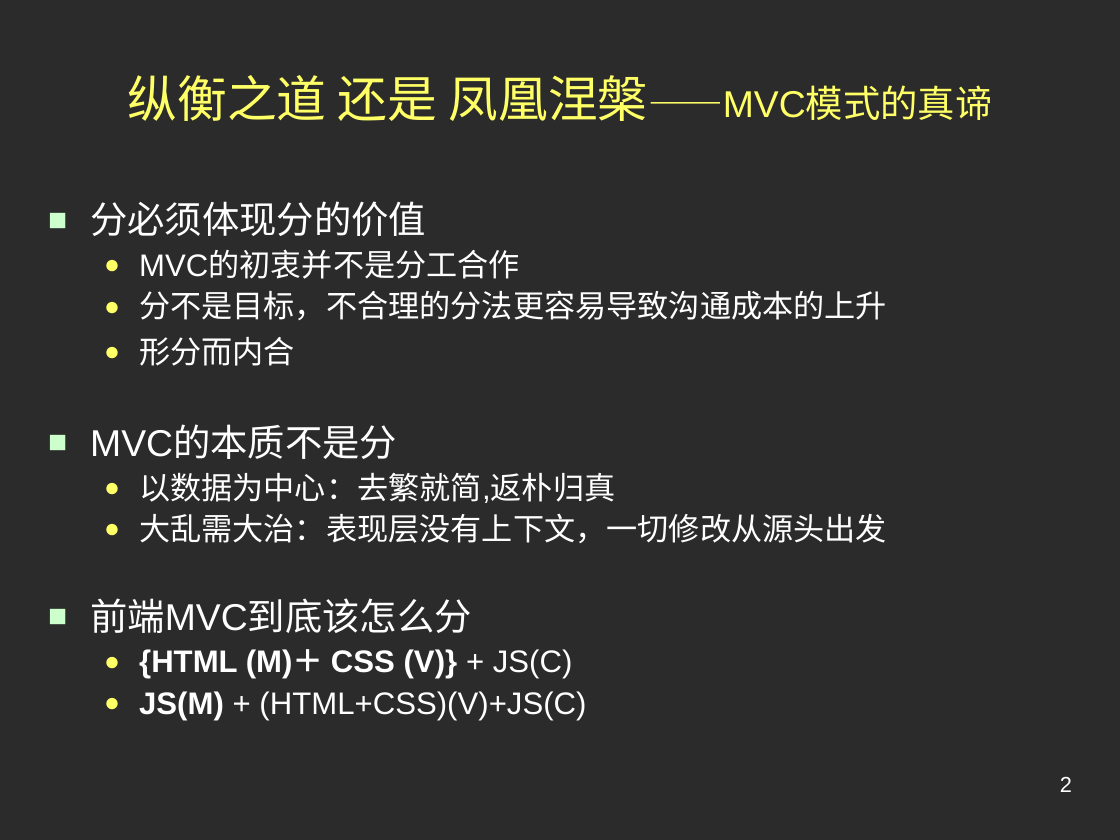
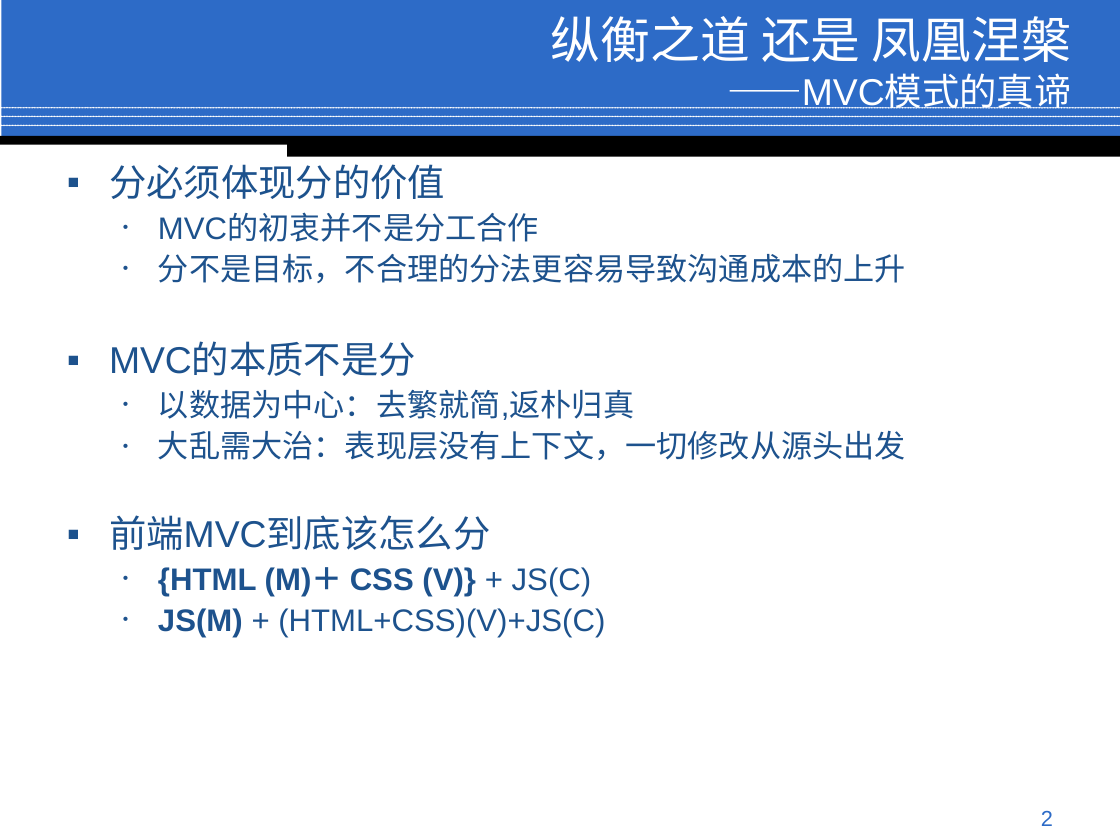
Before and after one commit to jindw/lite, a slide deck: slide 2 of trunk/Lite/web/doc/Preview.ppt. Drawn at 1120x840 pixels with LibreOffice and Linux fonts; fonts in the diff are those of the drawing; background and template pictures are left out; a plain dark background stands for a picture behind light text. Boxes give left, top, right and bottom in pixels: in the first picture for what was removed or moved away, otherwise in the second. Text is boxed around its words. In the diff, an @@ line names an element or a change of style, - is before the commit and + after.

```diff
--- a/trunk/Lite/web/doc/Preview.ppt
+++ b/trunk/Lite/web/doc/Preview.ppt
@@ rectangle added at <box>1,0,1120,138</box>, fill #2D6BC7 @@
@@ title at <box>551,16,1071,109</box>: text changed; text colour #FFFF66 to #FFFFFF @@
-纵衡之道 还是 凤凰涅槃——MVC模式的真谛
+纵衡之道 还是 凤凰涅槃
+——MVC模式的真谛
@@ line added from (0, 108) to (1120, 108), #FFFFFF 0.99 pt @@
@@ line added from (0, 116) to (1120, 116), #FFFFFF 0.99 pt @@
@@ line added from (0, 125) to (1120, 125), #FFFFFF 0.99 pt @@
@@ rectangle added at <box>0,136,1120,144</box>, fill #000000 @@
@@ rectangle added at <box>287,139,1120,157</box>, fill #000000 @@
@@ text "分必须体现分的价值": place and size @@
-text "分必须体现分的价值" at <box>90,201,887,720</box>
+text "分必须体现分的价值" at <box>109,164,906,637</box>
@@ text "分必须体现分的价值" at <box>109,164,906,637</box>: text colour #FFFFFF to #1D528D; bullet ■ to ▪; bullet colour #CCFFCC to #1D528D; bullet ● to •; bullet colour #FFFF66 to #1D528D @@
@@ text at <box>139,337,295,366</box>: paragraph removed @@
-  ● 形分而内合
@@ page number: place and size @@
-page number at <box>1060,777,1072,792</box>
+page number at <box>1041,811,1053,826</box>
@@ page number at <box>1041,811,1053,826</box>: text colour #FFFFFF to #2D6BC7 @@
```
Also in this commit, not shown: 10 other slides changed, 2 slides added, 1 slide removed.
